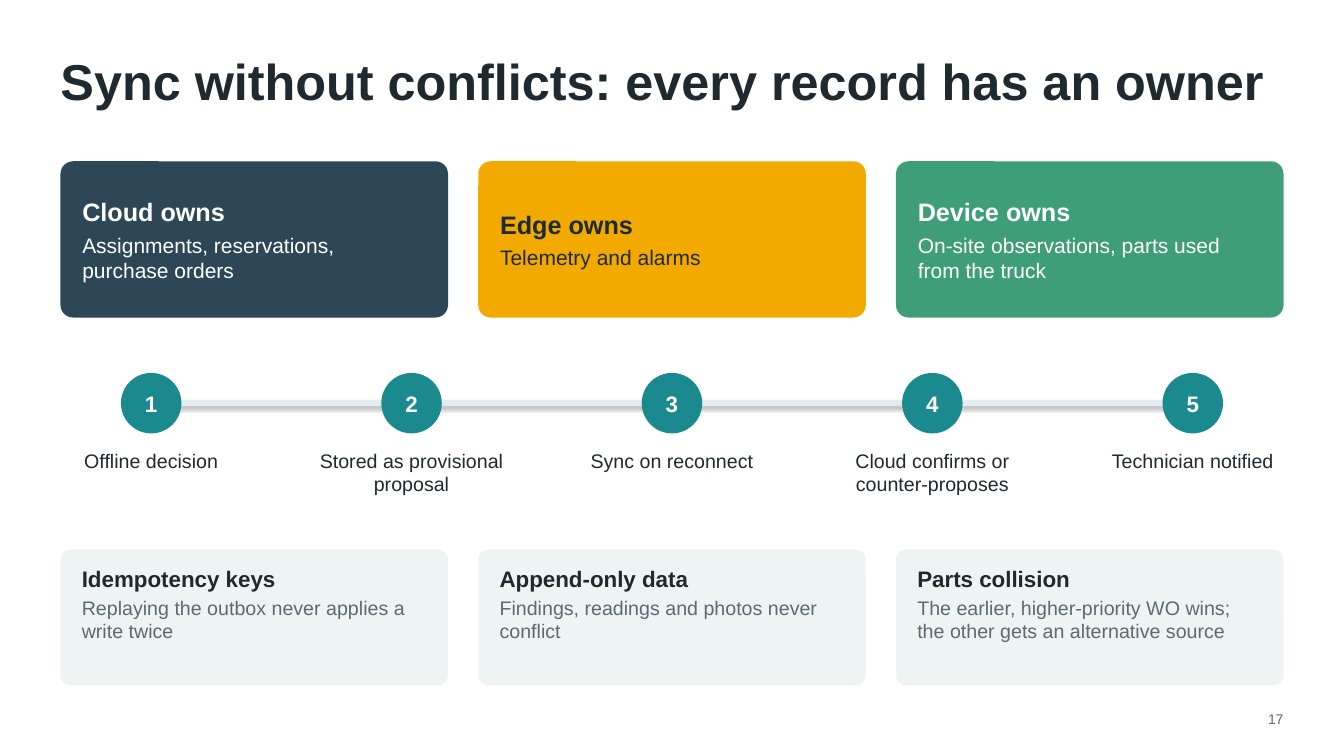
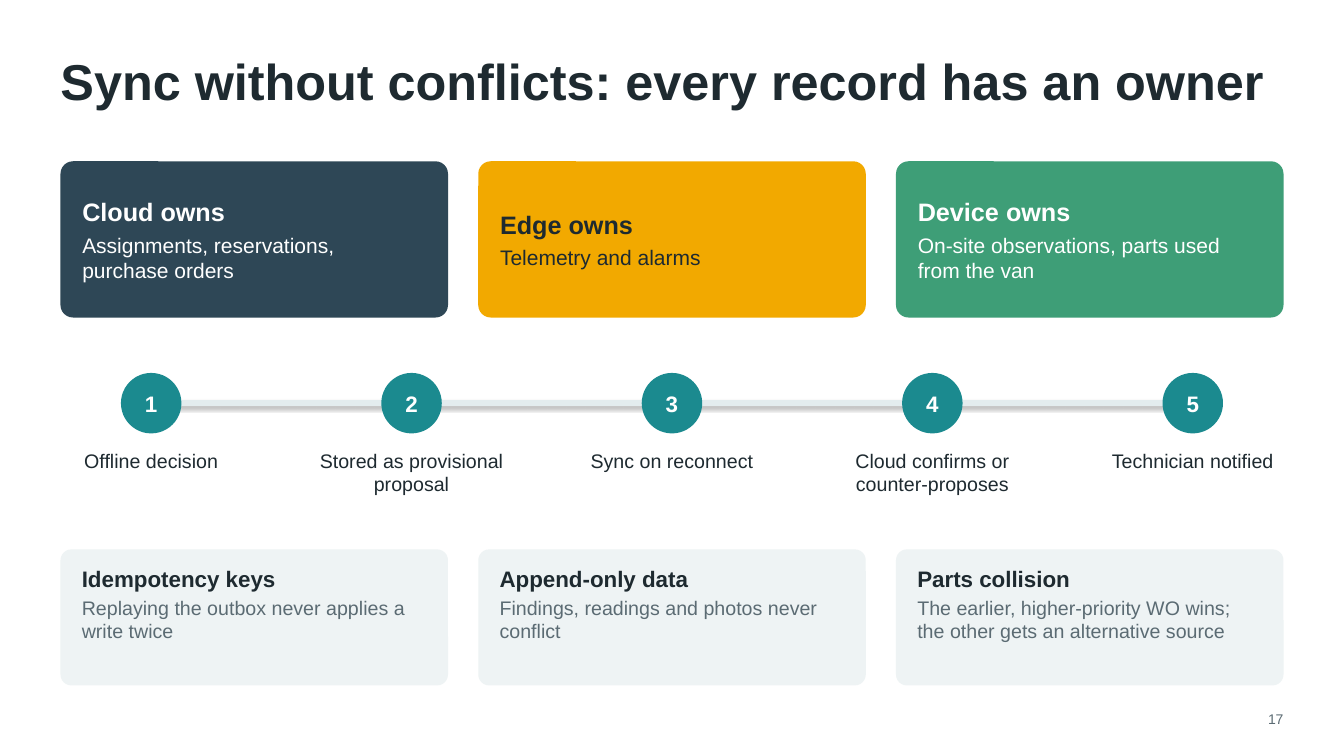
Before and after one commit to chandra50/hybrid-ai-service, a slide deck: slide 17 of docs/hybrid-ai-design.pptx. Drawn at 1344x756 pixels with LibreOffice and Linux fonts; fonts in the diff are those of the drawing. Boxes give left, top, right and bottom in pixels: in the first picture for what was removed or moved away, otherwise in the second. Text is boxed around its words. In the diff, an @@ line names an element or a change of style, - is before the commit and + after.

```diff
--- a/docs/hybrid-ai-design.pptx
+++ b/docs/hybrid-ai-design.pptx
@@ text in rounded rectangle at (x1=918, y1=237, x2=1220, y2=278): text changed @@
-On-site observations, parts used from the truck
+On-site observations, parts used from the van
```
Also in this commit, not shown: 8 other slides changed, 19 other files.
